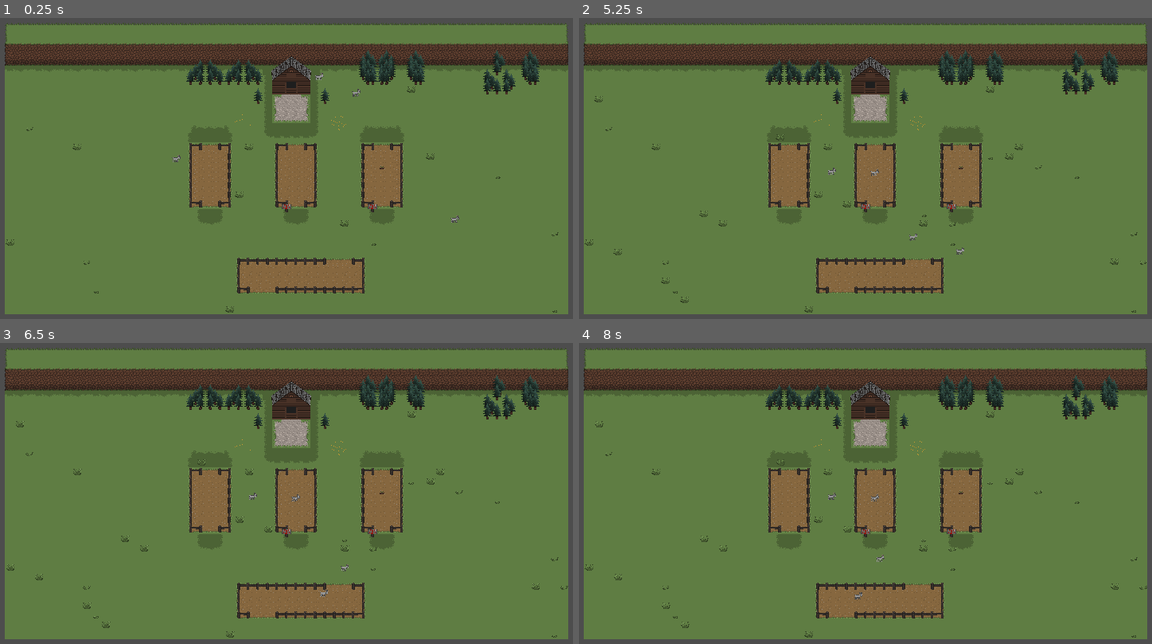
Above: before the commit, frames 1-4 (two rows, left to right).
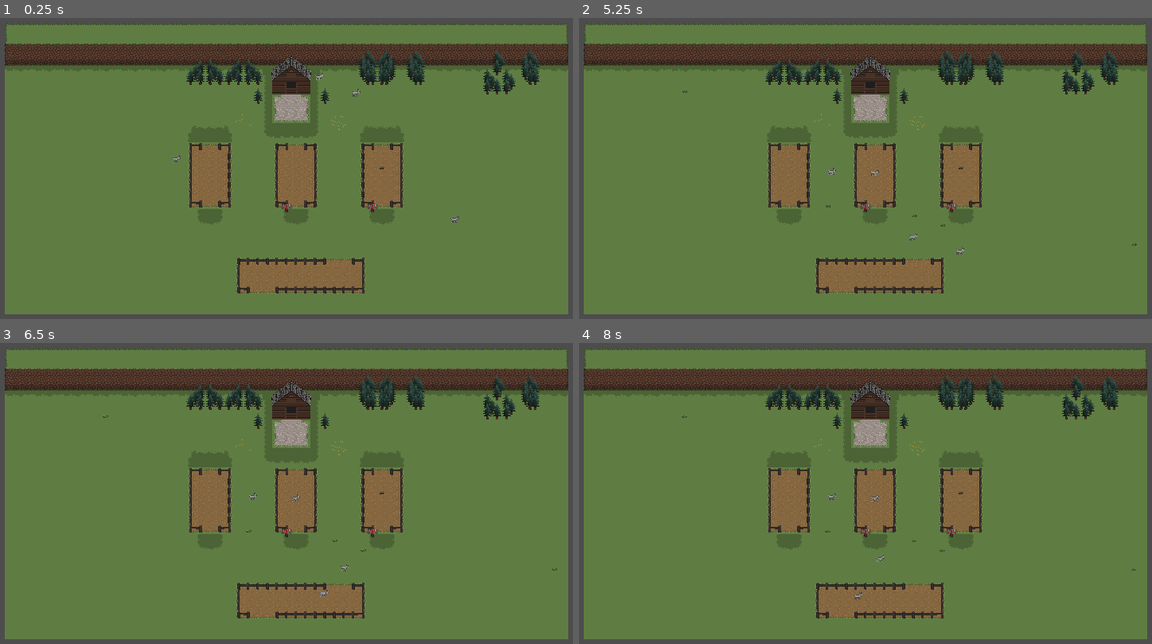
Above: after the commit, the same moments.

Repository: Random7-JF/PirateJam
Game: Godot game, scene res://scenes/world/world.tscn
Two runs of this game, one before a commit and one after it. Both use one fixed random seed, a clock stepped at 60 frames per second and the inputs below. The engine's default icon, where the game draws it, is replaced by a stand-in: a white triangle on a blue panel in a dark square.
Inputs:
- Up to frame 1 (0.25 s): no input
- Up to frame 2 (5.25 s): tap Enter at 4.25 s
- Up to frame 3 (6.5 s): no input
- Up to frame 4 (8 s): no input

The runs differ from the first frame. In frame 1, 0.2% of the frame differs, in the area x 0-98%, y 22-98%; in frame 2, 0.4%; in frame 3, 0.4%, in the area x 1-100%, y 22-98%; in frame 4, 0.4%.

Commit message:
made gamemanger, custom signal, max weeds, defined where weeds can spawn

Diff:
--- /dev/null
+++ b/harvest-havoc/scenes/game_manager/game_manager.gd
@@ -0,0 +1,21 @@
+extends Node
+
+@export var tick_in_seconds:int = 20
+
+#Signal for calling growth on weeds / crops
+signal lifetime_tick
+
+@onready var game_timer: Timer = $GameTimer
+
+func _ready():
+	start_game_timer()
+
+func _on_game_timer_timeout():
+	print("emit lifetime")
+	emit_signal("lifetime_tick")
+	start_game_timer()
+
+func start_game_timer():
+	print("Game Tick")
+	game_timer.wait_time = tick_in_seconds
+	game_timer.start()
--- /dev/null
+++ b/harvest-havoc/scenes/game_manager/game_manager.tscn
@@ -0,0 +1,10 @@
+[gd_scene load_steps=2 format=3 uid="uid://icdl7gj3wxwo"]
+
+[ext_resource type="Script" path="res://scenes/game_manager/game_manager.gd" id="1_eyp0n"]
+
+[node name="GameManager" type="Node"]
+script = ExtResource("1_eyp0n")
+
+[node name="GameTimer" type="Timer" parent="."]
+
+[connection signal="timeout" from="GameTimer" to="." method="_on_game_timer_timeout"]
--- a/harvest-havoc/scenes/weed/weed.gd
+++ b/harvest-havoc/scenes/weed/weed.gd
@@ -1,14 +1,35 @@
 extends Node2D
 
 @onready var sprite: AnimatedSprite2D = $Sprite
+@onready var timer: Timer = $Timer
+
 
 @export var lifetime: int = 0: set = set_lifetime
 @export var level_up_time: int = 2: set = set_level_up_time
-@export var weed_level: int = 0: set = set_level
+@export var weed_level: int = 1: set = set_level
+
+const WEED_MAX_LEVEL: int = 3
+
+var game_manager: Node
 
 func _ready():
-	set_level(randi_range(1,4))
+	# TODO: Fix this nonsense.
+	# game_manager = get_node("/../../../GameManager")
+	# if game_manager:
+	# 	print("found game manager")
+	# 	game_manager.connect("lifetime_tick", level_up)
 	update_weed_sprite()
+
+func _on_timer_timeout():
+	pass # Replace with function body.
+
+func update_weed_sprite() -> void:
+	if weed_level == 1:
+		sprite.play("weed_1")
+	elif weed_level == 2:
+		sprite.play("weed_2")
+	else:
+		sprite.play("weed_3")
 
 func set_level(new_level: int) -> void:
 	weed_level = new_level
@@ -20,11 +41,13 @@
 func set_level_up_time(time: int) -> void:
 	level_up_time = time
 
-
-func update_weed_sprite() -> void:
-	if weed_level == 1:
-		sprite.play("weed_1")
-	elif weed_level == 2:
-		sprite.play("weed_2")
-	else:
-		sprite.play("weed_3")
+func level_up() -> void:
+	print("Lifetime tick recieved")
+	if  lifetime >= level_up_time and weed_level < WEED_MAX_LEVEL:
+		if randi_range(1,2) % 2 == 0:
+				set_level(weed_level + 1)
+				set_lifetime(0)
+				set_level_up_time(weed_level * level_up_time / 2)
+				print("Growing weed -> ", name, " from ", weed_level, " to ", weed_level +1)
+		else:
+			set_lifetime(lifetime + 1)
--- a/harvest-havoc/scenes/weed/weed.tscn
+++ b/harvest-havoc/scenes/weed/weed.tscn
@@ -90,3 +90,7 @@
 [node name="Sprite" type="AnimatedSprite2D" parent="."]
 sprite_frames = SubResource("SpriteFrames_scvhm")
 animation = &"weed_3"
+
+[node name="Timer" type="Timer" parent="."]
+
+[connection signal="timeout" from="Timer" to="." method="_on_timer_timeout"]
--- a/harvest-havoc/scenes/weed/weed_spawner.gd
+++ b/harvest-havoc/scenes/weed/weed_spawner.gd
@@ -1,6 +1,7 @@
 extends Node2D
 
-@export var max_weeds_to_spawn: int = 5
+@export var cur_spawn_count: int = 5
+@export var max_spawned: int = 25
 @export var weed_scene: PackedScene
 @export var tilemap: TileMap
 @export var timer_start: float = 10.0
@@ -9,55 +10,43 @@
 @onready var weeds: Node = $Weeds
 
 const TILE_SIZE: int = 32
-const WEED_MAX_LEVEL: int = 3
-const CAN_GROW: String = "can_grow"
+const CAN_GROW_WEEDS: String = "can_grow_weeds"
+const CAN_GROW_CROPS: String = "can_grow_crops"
 const OBJECT_LAYER: int = 0
 const TILE_SOURCE: int = 4
-const GROW_TILE: Vector2i = Vector2i(1,3)
+const WEED_GROW_TILE: Vector2i = Vector2i(1,3)
+const CROP_GROW_TILE: Vector2i = Vector2i(3,3)
+
+var spawn_tiles: Array[Vector2i]
+
 
 func _ready():
 	if not weed_scene:
 		printerr("Missing weed_scene")
 		return
-	spawn_weeds()
+	find_spawn_tiles()
 
 func _on_timer_timeout():
 	spawn_weeds()
-	#grow_weeds()
 	timer.wait_time = randf_range( timer_start / 2, timer_start)
 	timer.start()
- #########################################
 
-func tilemap_check(tile_position: Vector2i) -> bool:
-	#title_position is global
-	var check_cell = tilemap.local_to_map(tile_position)
-	var tile_data = tilemap.get_cell_tile_data(0, check_cell)
-	if tile_data:
-		print("can grow -> ", check_cell, " : ", tile_data.get_custom_data(CAN_GROW))
-		return true
-	else:
-		print("can not grow -> ", check_cell)
-		return false
+#########################################
+#########################################
+
+func find_spawn_tiles() -> void:
+	spawn_tiles = tilemap.get_used_cells_by_id(OBJECT_LAYER, TILE_SOURCE, WEED_GROW_TILE)
+	print("Found spawn tiles: %d" % spawn_tiles.size())
+	spawn_tiles.append_array(tilemap.get_used_cells_by_id(OBJECT_LAYER, TILE_SOURCE, CROP_GROW_TILE))
+	print("Found spawn tiles: %d" % spawn_tiles.size())
 
 func spawn_weeds() -> void:
-	var spawn_tiles: Array[Vector2i] = tilemap.get_used_cells_by_id(OBJECT_LAYER, TILE_SOURCE, GROW_TILE)
-	print("Number of spawn tiles: ", spawn_tiles.size())
-	for index in range(0,max_weeds_to_spawn):
-		var instance = weed_scene.instantiate()
-		var spawn_pos:Vector2i = spawn_tiles[randi_range(0,spawn_tiles.size()-1)] * TILE_SIZE
-		spawn_pos = spawn_pos + Vector2i(TILE_SIZE / 2, TILE_SIZE /2)
-		instance.global_position = spawn_pos
-		weeds.add_child(instance)
-		print("SpawnPos: ", spawn_pos)
-
-func grow_weeds() -> void:
-	var current_weeds = weeds.get_children()
-	for weed in current_weeds:
-		if  weed.lifetime >= weed.level_up_time and weed.weed_level < WEED_MAX_LEVEL:
-			if randi_range(1,2) % 2 == 0:
-				weed.set_level(weed.weed_level + 1)
-				weed.set_lifetime(0)
-				weed.set_level_up_time(weed.weed_level * weed.level_up_time / 2)
-				print("Growing weed -> ", weed.name, " from ", weed.weed_level, " to ", weed.weed_level +1)
-		else:
-			weed.set_lifetime(weed.lifetime + 1)
+	if weeds.get_child_count() < max_spawned:
+		for index in range(0,cur_spawn_count):
+			var instance = weed_scene.instantiate()
+			var spawn_pos:Vector2i = spawn_tiles[randi_range(0,spawn_tiles.size()-1)] * TILE_SIZE
+			spawn_pos = spawn_pos + Vector2i(TILE_SIZE / 2, TILE_SIZE /2)
+			instance.global_position = spawn_pos
+			weeds.add_child(instance)
+	else:
+		print("current max weed count reached: %d" % weeds.get_child_count())
--- a/harvest-havoc/scenes/world/test.tscn
+++ b/harvest-havoc/scenes/world/test.tscn
@@ -12,7 +12,6 @@
 layer_0/tile_data = PackedInt32Array(65537, 65540, 3, 65538, 65540, 3, 131073, 65540, 3, 131074, 65540, 3, 458758, 65540, 3, 786446, 65540, 3, 1114134, 65540, 3, 1638433, 65540, 3, 1966122, 65540, 3, 1114118, 65540, 3)
 
 [node name="WeedSpawner" parent="." node_paths=PackedStringArray("tilemap") instance=ExtResource("2_s7nct")]
-max_weeds_to_spawn = 1500
 weed_scene = ExtResource("3_uadxc")
 tilemap = NodePath("../TileMap")
 
--- a/harvest-havoc/scenes/world/world.tscn
+++ b/harvest-havoc/scenes/world/world.tscn
@@ -1,6 +1,7 @@
-[gd_scene load_steps=8 format=3 uid="uid://wkikqlwmq0mr"]
+[gd_scene load_steps=9 format=3 uid="uid://wkikqlwmq0mr"]
 
 [ext_resource type="TileSet" uid="uid://bvgohau7pqfup" path="res://resources/world/world-tileset.tres" id="1_qstxa"]
+[ext_resource type="PackedScene" uid="uid://icdl7gj3wxwo" path="res://scenes/game_manager/game_manager.tscn" id="1_uuhqj"]
 [ext_resource type="PackedScene" uid="uid://bm10j5lkgvf1x" path="res://scenes/character/goat/goat.tscn" id="3_jb4ie"]
 [ext_resource type="PackedScene" uid="uid://cax6o1aunalw5" path="res://scenes/weed/weed_spawner.tscn" id="3_wkty0"]
 [ext_resource type="PackedScene" uid="uid://cvai8hp7jhbwp" path="res://scenes/weed/spawn/spawn_marker.tscn" id="4_4d4yi"]
@@ -13,6 +14,9 @@
 source_geometry_group_name = &"navigation_polygon_source_group"
 
 [node name="World" type="Node2D"]
+
+[node name="GameManager" parent="." instance=ExtResource("1_uuhqj")]
+unique_name_in_owner = true
 
 [node name="NavigationRegion2D" type="NavigationRegion2D" parent="."]
 navigation_polygon = SubResource("NavigationPolygon_umqdg")
@@ -43,10 +47,9 @@
 position_smoothing_enabled = true
 
 [node name="WeedSpawner" parent="." node_paths=PackedStringArray("tilemap") instance=ExtResource("3_wkty0")]
-max_weeds_to_spawn = 15
 weed_scene = ExtResource("4_yf42p")
 tilemap = NodePath("../NavigationRegion2D/TileMap")
-timer_start = 60.0
+timer_start = 15.0
 
 [node name="Spawn" type="Node2D" parent="WeedSpawner"]
 
